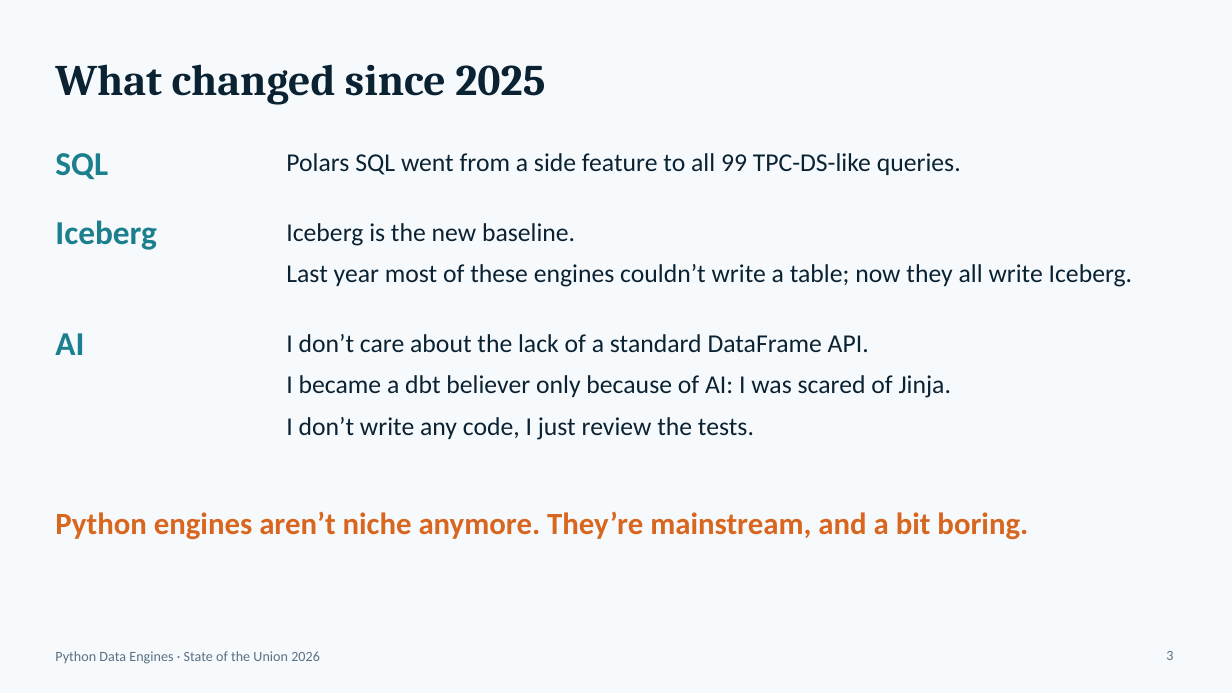
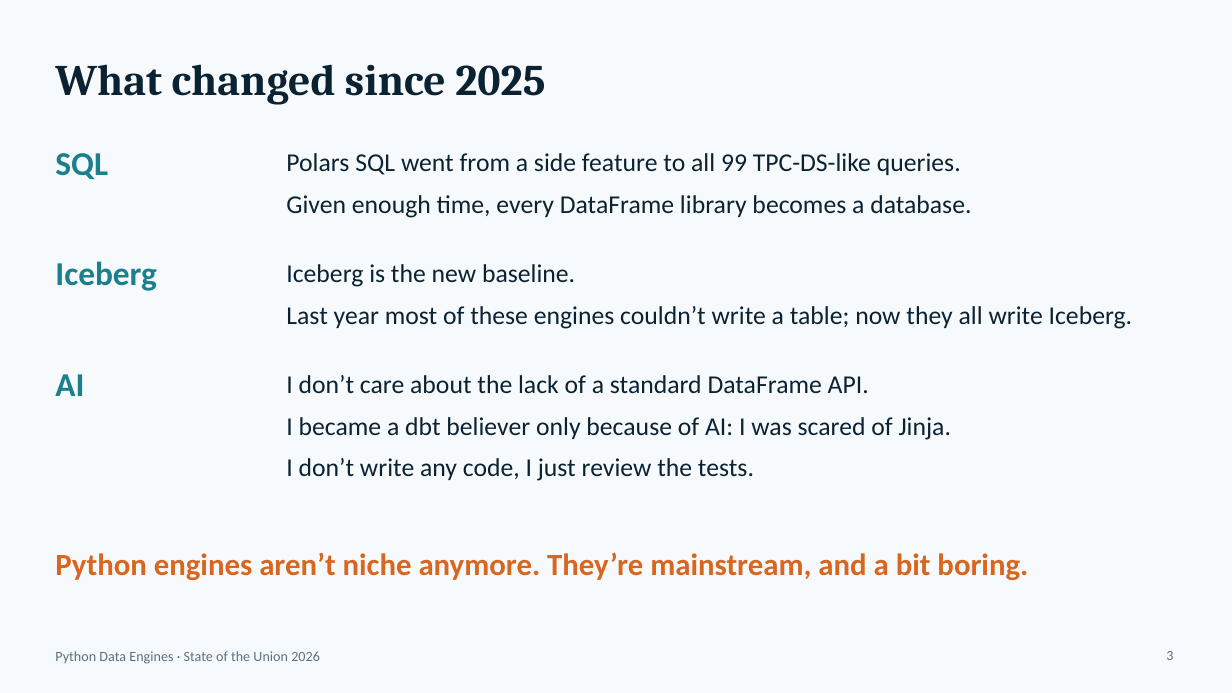
Before and after one commit to djouallah/presentations, a slide deck: slide 3 of python-engine/state-of-the-union-python-engines-2026.pptx. Drawn at 1232x693 pixels with LibreOffice and Linux fonts; fonts in the diff are those of the drawing. Boxes give left, top, right and bottom in pixels: in the first picture for what was removed or moved away, otherwise in the second. Text is boxed around its words. In the diff, an @@ line names an element or a change of style, - is before the commit and + after.

```diff
--- a/python-engine/state-of-the-union-python-engines-2026.pptx
+++ b/python-engine/state-of-the-union-python-engines-2026.pptx
@@ text added at <box>286,195,971,218</box>, 20 pt, text #0B2233 @@
+Given enough time, every DataFrame library becomes a database.
@@ 8 texts: place and size @@
-8 texts at <box>55,220,1133,540</box>
+8 texts at <box>55,261,1133,581</box>
```
Also in this commit, not shown: 1 other slide changed, 1 slide added, 12 other files.
